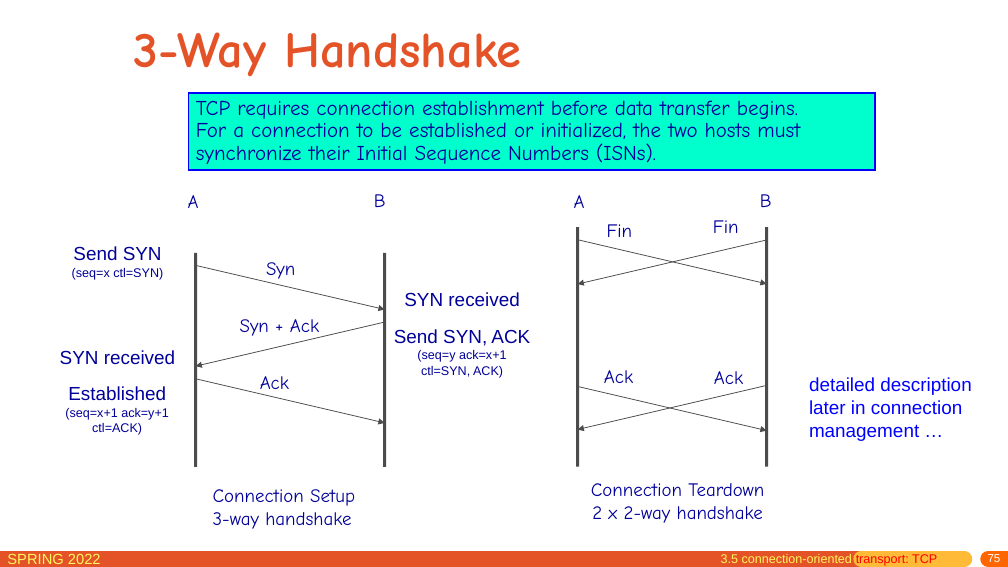
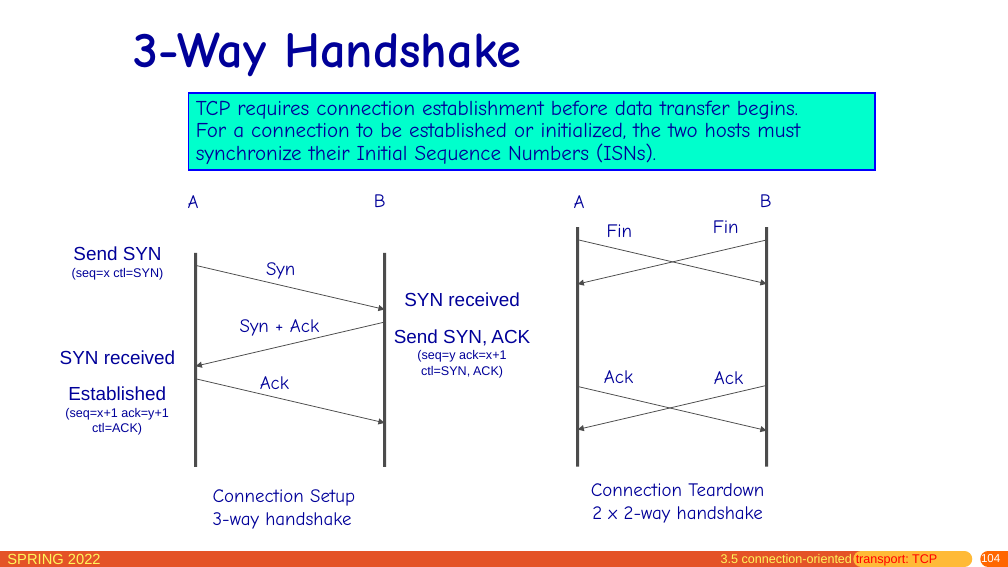
Before and after one commit to network-whu/slides, a slide deck: slide 104 of pptx/chapter3.pptx (slide 75 before the commit). Drawn at 1008x567 pixels with LibreOffice and Linux fonts; fonts in the diff are those of the drawing. Boxes give left, top, right and bottom in pixels: in the first picture for what was removed or moved away, otherwise in the second. Text is boxed around its words. In the diff, an @@ line names an element or a change of style, - is before the commit and + after.

```diff
--- a/pptx/chapter3.pptx
+++ b/pptx/chapter3.pptx
@@ title "3-Way Handshake" at bbox=[134, 32, 521, 77]: text colour #E45327 to #000099 @@
@@ text removed at bbox=[809, 377, 971, 441] @@
-detailed description later in connection management …
@@ page number at bbox=[981, 553, 1000, 565]: text changed @@
-75
+104
```
Also in this commit, not shown: 60 other slides changed, 9 slides added, 1 slide removed.
